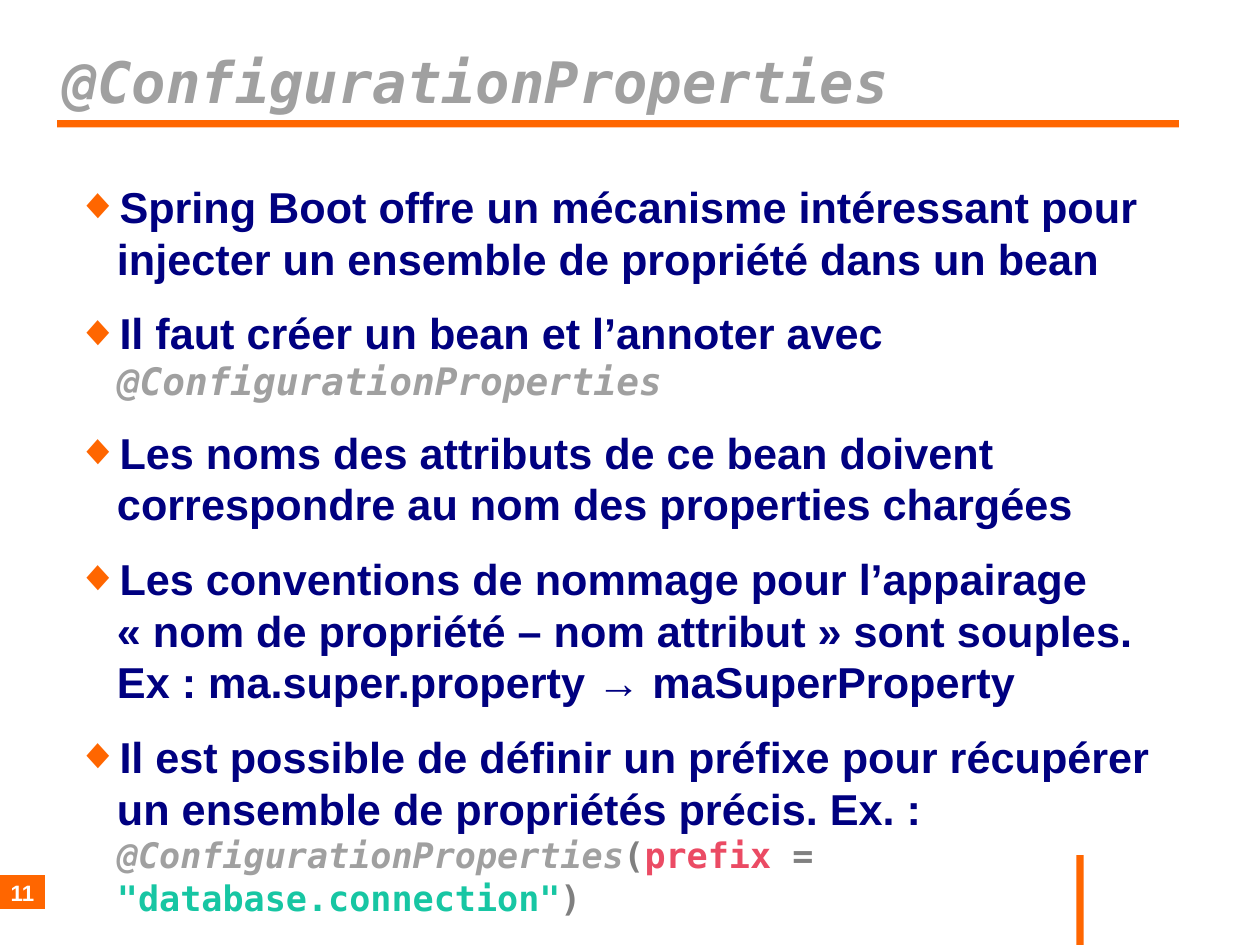
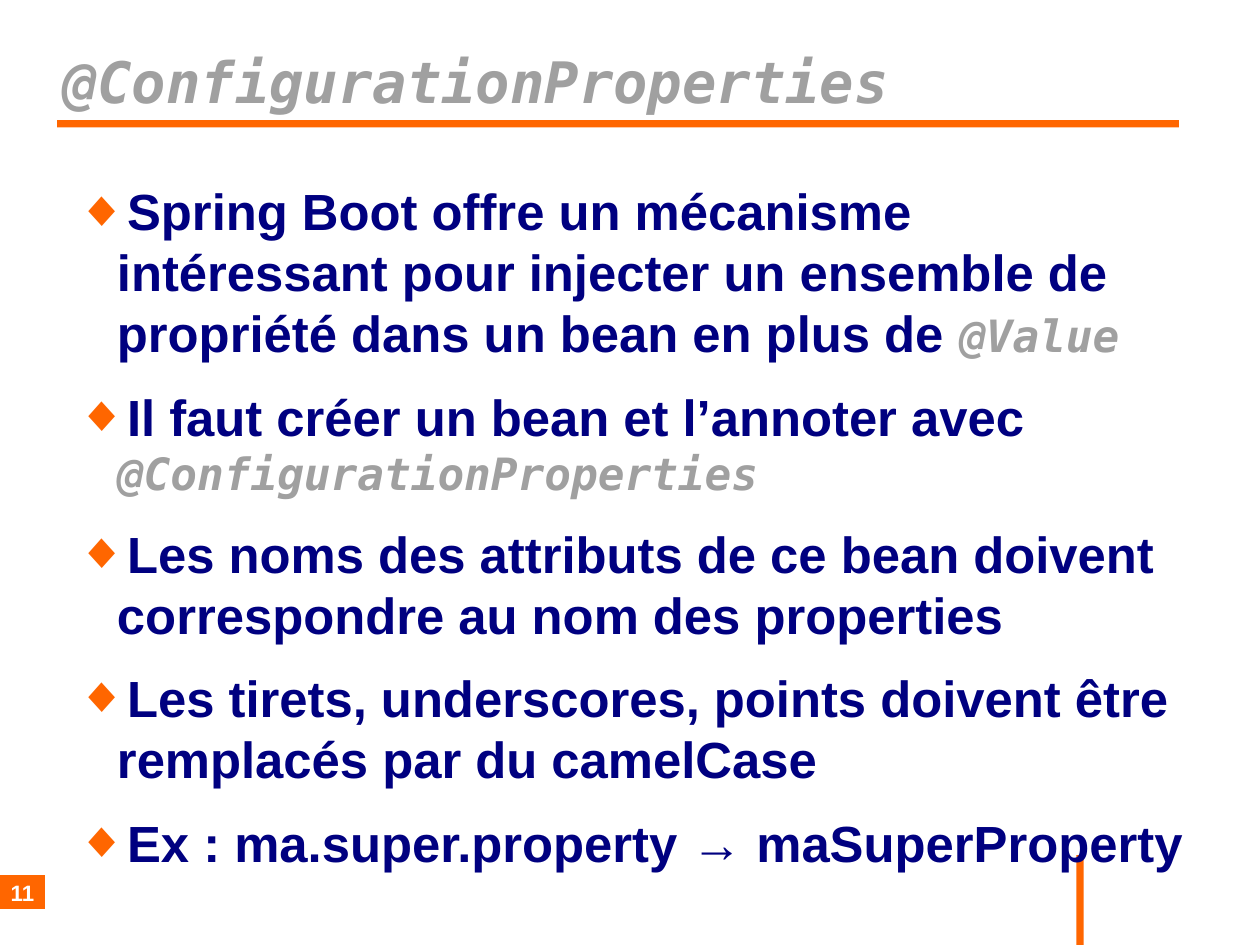
Before and after one commit to philphils/formation-spring, a slide deck: slide 11 of Documentation/diapo_formation_spring_property.odp. Drawn at 1260x945 pixels with LibreOffice and Linux fonts; fonts in the diff are those of the drawing; background and template pictures are left out. Boxes give left, top, right and bottom in pixels: in the first picture for what was removed or moved away, otherwise in the second. Text is boxed around its words. In the diff, an @@ line names an element or a change of style, - is before the commit and + after.

Commit message:
Ajout diapo @ConfigurationProperties

```diff
--- a/Documentation/diapo_formation_spring_property.odp
+++ b/Documentation/diapo_formation_spring_property.odp
@@ text at (x1=117, y1=192, x2=1119, y2=363): text changed; size 27.2 to 32 pt @@
-◆ Spring Boot offre un mécanisme intéressant pour injecter un ensemble de propriété dans un bean
+◆ Spring Boot offre un mécanisme intéressant pour injecter un ensemble de propriété dans un bean en plus de @Value
@@ text at (x1=117, y1=398, x2=1024, y2=499): size 27.2 to 32 pt in "Il faut créer un bean et l’annoter ..."; size 23.8 to 28 pt in "@ConfigurationProperties" @@
@@ text at (x1=117, y1=536, x2=1168, y2=789): text changed; size 27.2 to 32 pt @@
-◆ Les noms des attributs de ce bean doivent correspondre au nom des properties chargées
-◆ Les conventions de nommage pour l’appairage « nom de propriété – nom attribut » sont souples. Ex : ma.super.property → maSuperProperty
-◆ Il est possible de définir un préfixe pour récupérer un ensemble de propriétés précis. Ex. : @ConfigurationProperties(prefix = "database.connection")
-public class DatabaseProperties {...}
+◆ Les noms des attributs de ce bean doivent correspondre au nom des properties
+◆ Les tirets, underscores, points doivent être remplacés par du camelCase
+◆ Ex : ma.super.property → maSuperProperty
```
Also in this commit, not shown: 1 slide added.
